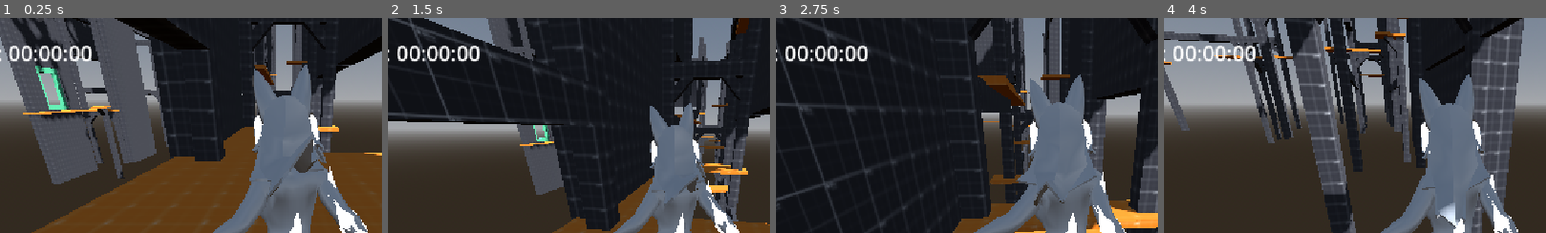
Above: before the commit, frames 1-4 (left to right).
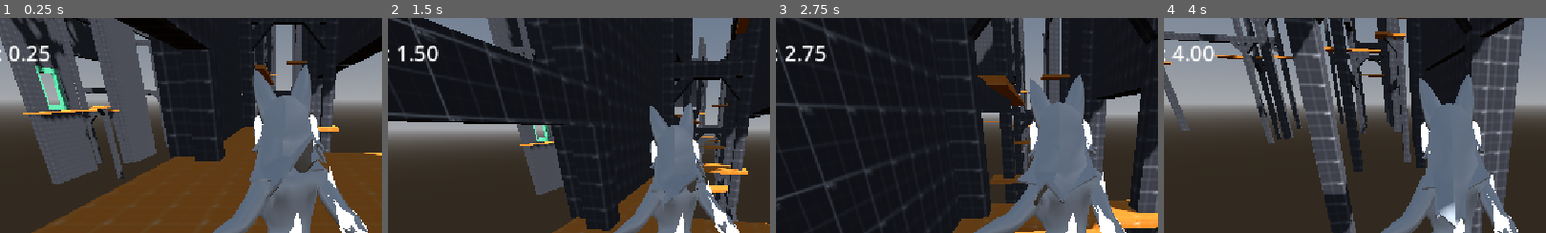
Above: after the commit, the same moments.

Repository: MauroMelender/ProtoProyectGensaku
Game: Godot game, scene res://scenes/levels/lv_collums.tscn
Same seed, same stepped clock (60 frames per second), same inputs: the game is played once before the commit and once after it.
Inputs (mouse positions are % of the whole screen's width and height, from its top left):
- Up to frame 1 (0.25 s): no input
- Up to frame 2 (1.5 s): tap Enter (ui_accept) at 0.5 s; move the mouse to (55, 50) at 0.52 s; hold Shift (correr) 0.53-1.28 s; hold W (mover_adelante) from 0.53 s (still down); tap Space (saltar) at 0.77 s; move the mouse to (45, 50) at 1.27 s; tap Q (dash) at 1.35 s
- Up to frame 3 (2.75 s): keep holding W (mover_adelante); tap Space (saltar) at 1.52 s; move the mouse to (52, 48) at 2.02 s; hold Shift (correr) from 2.03 s (still down)
- Up to frame 4 (4 s): keep holding W (mover_adelante); move the mouse to (49, 52) at 2.77 s; release Shift (correr) at 2.78 s; tap Q (dash) at 2.85 s; tap Space (saltar) at 3.02, 3.77 s; move the mouse to (57, 51) at 3.52 s; hold Shift (correr) from 3.53 s (still down)
The pictures show only the part of the screen within x 13-63%, y 0-50%; the shares and areas given below are measured in that part.

The runs differ from the first frame. In frame 1, 0.8% of the frame differs, in the area x 5-24%, y 12-21%; in frame 2, 0.9%; in frame 3, 1.0%, in the area x 2-24%, y 12-21%; in frame 4, 0.8%.
Error before the commit: Parse Error: A function must either have a ":" followed by a body, or be marked as "@abstract". (res://Test)

Commit message:
Configuraciones de programacion game over

Diff:
--- a/Gameover-GM/game_manager.gd
+++ /dev/null
@@ -1,18 +0,0 @@
-extends Node
-
-var nivel_actual: String = ""
-var siguiente_nivel: String = ""
-var reiniciar
-
-func guardar_nivel_actual(ruta: String):
-	nivel_actual = ruta
-
-
-func reiniciar_nivel():
-	if nivel_actual != "":
-		get_tree().change_scene_to_file(nivel_actual)
-
-
-func ir_al_siguiente_nivel():
-	if siguiente_nivel != "":
-		get_tree().change_scene_to_file(siguiente_nivel)
--- a/Gameover-GM/game_manager.tscn
+++ b/Gameover-GM/game_manager.tscn
@@ -1,6 +1,6 @@
 [gd_scene format=3 uid="uid://cw3koe1qfap3p"]
 
-[ext_resource type="Script" uid="uid://cwa58m1tf8cod" path="res://Gameover-GM/game_manager.gd" id="1_70yv6"]
+[ext_resource type="Script" uid="uid://cwa58m1tf8cod" path="res://game_manager.gd" id="1_pidly"]
 
 [node name="GameManager" type="Node" unique_id=1304375530]
-script = ExtResource("1_70yv6")
+script = ExtResource("1_pidly")
--- a/Gameover-GM/game_over.gd
+++ b/Gameover-GM/game_over.gd
@@ -1,4 +1,5 @@
 extends Control
+
 
 func _ready():
 	Input.mouse_mode = Input.MOUSE_MODE_VISIBLE
@@ -6,5 +7,6 @@
 func _on_salir_pressed():
 	get_tree().quit()
 
+
 func _on_reiniciar_pressed():
 	GameManager.reiniciar_nivel()
--- a/Test Folder 0.1/Scripts/Timer.gd
+++ b/Test Folder 0.1/Scripts/Timer.gd
@@ -2,8 +2,9 @@
 
 var tiempo_transcurrido := 0.0
 var jugando := true
+var tiempo_actual: float = 0.0
+@onready var tiempo_label = $CanvasLayer/TiempoLabel
 
-@onready var tiempo_label = $CanvasLayer/TiempoLabel
 
 func _process(delta):
 	if jugando:
@@ -11,5 +12,3 @@
 		GameManager.tiempo_actual = tiempo_transcurrido
 
 		tiempo_label.text = "Tiempo: %.2f" % tiempo_transcurrido
-
-func _ready()
--- /dev/null
+++ b/game_manager.gd
@@ -0,0 +1,18 @@
+extends Node
+
+var nivel_actual: String = ""
+var tiempo_actual: float = 0.0
+
+
+func guardar_nivel(ruta: String):
+	nivel_actual = ruta
+	print("Nivel guardado: ", nivel_actual)
+
+
+func reiniciar_nivel():
+	print("Reiniciando: ", nivel_actual)
+
+	if nivel_actual != "":
+		get_tree().change_scene_to_file(nivel_actual)
+	else:
+		print("ERROR: No hay un nivel guardado.")
--- a/project.godot
+++ b/project.godot
@@ -16,7 +16,7 @@
 
 [autoload]
 
-GameManager="*uid://dct8cubfy6lwl"
+GameManager="*uid://cwa58m1tf8cod"
 
 [display]
 
--- a/scenes/borrado.gd
+++ b/scenes/borrado.gd
@@ -5,7 +5,7 @@
 func _process(delta):
 	scale += Vector3.ONE * velocidad_crecimiento * delta
 
-
 func _on_body_entered(body):
 	if body.is_in_group("player"):
+		GameManager.guardar_nivel(get_tree().current_scene.scene_file_path)
 		get_tree().change_scene_to_file("res://game_over.tscn")
Renamed: Gameover-GM/game_manager.gd.uid -> game_manager.gd.uid
Renamed: Gameover-GM/game_over.tscn -> game_over.tscn
